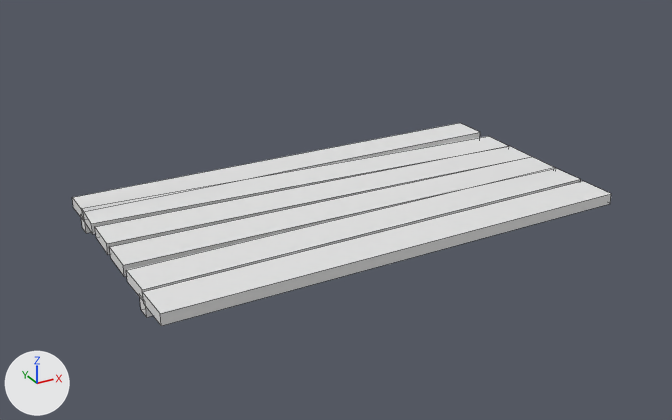
The OBJ model props/bridge.obj, before and after one commit.
The view is the same before and after, from a 50 mm lens placed at (-2.3, -4.09, 2.05), pointed at (-0.06, -0.02, 0.02). The axes (+X, +Y, +Z) are drawn at lower left. The lights are the same throughout. The first picture is the older version. Mesh edges are drawn as thin lines. Where no turn or scale is listed for an object, it has been applied to the vertices.

The first picture shows 'planks'.
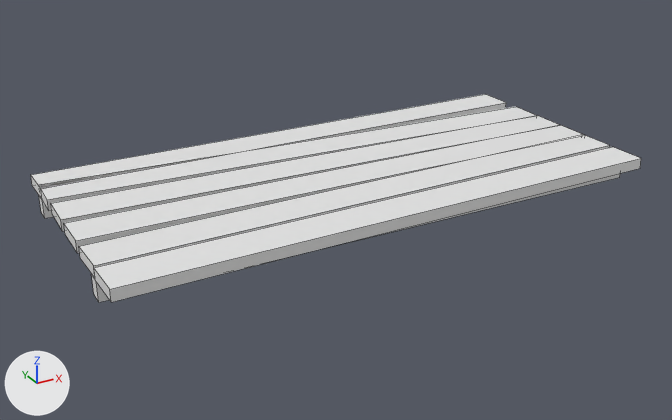
Where the change shows, as pixel boxes [x1, y1, x2, y2] in the pictures (672 x 420 px; the box of a moved part takes in the faces that stretch with it):
'planks', reshaped (13% wider)
    before: [72, 123, 611, 326]
    after: [31, 94, 641, 302]
part 1 of me_planks, moved or reshaped
    before: [143, 181, 611, 326]
    after: [94, 147, 641, 302]
part 2 of me_planks, moved or reshaped
    before: [126, 168, 581, 297]
    after: [79, 134, 610, 277]
part 3 of me_planks, moved or reshaped
    before: [110, 157, 555, 277]
    after: [64, 125, 583, 253]
part 4 of me_planks, moved or reshaped
    before: [95, 146, 531, 255]
    after: [51, 115, 559, 231]
part 5 of me_planks, moved or reshaped
    before: [82, 136, 507, 234]
    after: [40, 107, 536, 211]
part 6 of me_planks, moved or reshaped
    before: [72, 123, 480, 219]
    after: [31, 94, 506, 199]
part 7 of me_planks, moved or reshaped
    before: [139, 294, 153, 317]
    after: [91, 174, 620, 302]
part 8 of me_planks, moved or reshaped
    before: [81, 215, 91, 233]
    after: [39, 196, 53, 218]

The change, as a list of edits to the scene's bpy script:
```text
Change me_planks:
    used by ob_planks; location = (0.0, 0.0, 0.0)
    remove me_planks.from_pydata(...)  # 64 vertices, 48 faces; spans x -1.3..1.3, y -0.74..0.73, z -0.04..0.08
    add me_planks.from_pydata(...)  # 64 vertices, 48 faces; spans x -1.5..1.5, y -0.75..0.73, z 0.09..0.25
    me_planks part 1: the loose piece of 8 vertices spanning x -1.3..1.3, y -0.74..-0.46, z 0.02..0.08 is scaled about its middle by (1.15, 1.01, 1), then moved by (0.0, 0.0, 0.17)
    me_planks part 2: the loose piece of 8 vertices spanning x -1.3..1.3, y -0.5..-0.22, z 0.02..0.08 is scaled about its middle by (1.15, 1.01, 1), then moved by (0.0, 0.0, 0.17)
    me_planks part 3: the loose piece of 8 vertices spanning x -1.3..1.3, y -0.23..-0.01, z 0.02..0.08 is scaled about its middle by (1.15, 1, 1), then moved by (0.0, 0.0, 0.17)
    me_planks part 4: the loose piece of 8 vertices spanning x -1.3..1.3, y -0.01..0.25, z 0.02..0.08 is scaled about its middle by (1.15, 1.01, 1), then moved by (0.0, 0.0, 0.17)
    me_planks part 5: the loose piece of 8 vertices spanning x -1.3..1.3, y 0.2..0.52, z 0.02..0.08 is scaled about its middle by (1.15, 1.03, 1), then moved by (0.0, 0.0, 0.17)
    me_planks part 6: the loose piece of 8 vertices spanning x -1.3..1.3, y 0.47..0.73, z 0.02..0.08 is scaled about its middle by (1.15, 1, 1), then moved by (0.0, 0.0, 0.17)
    me_planks part 7: the loose piece of 8 vertices spanning x -1.3..1.3, y -0.54..-0.46, z -0.04..0.04 is scaled about its middle by (1.15, 1, 1.25), then moved by (0.0, 0.0, 0.14)
    me_planks part 8: the loose piece of 8 vertices spanning x -1.3..1.3, y 0.46..0.54, z -0.04..0.04 is scaled about its middle by (1.15, 1, 1.25), then moved by (0.0, 0.0, 0.14)
```
